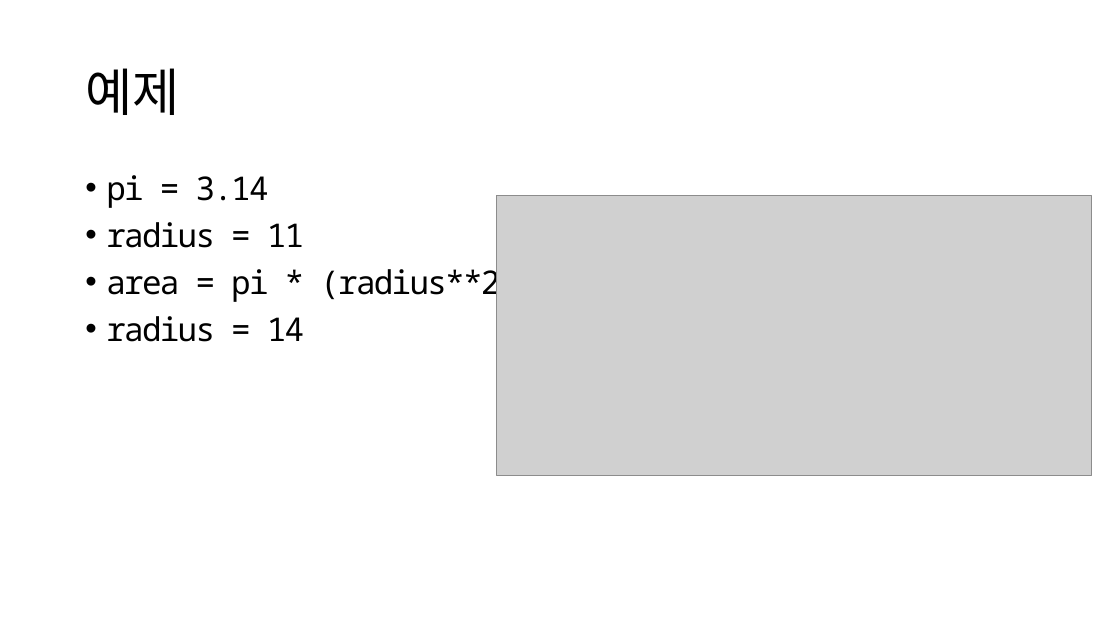
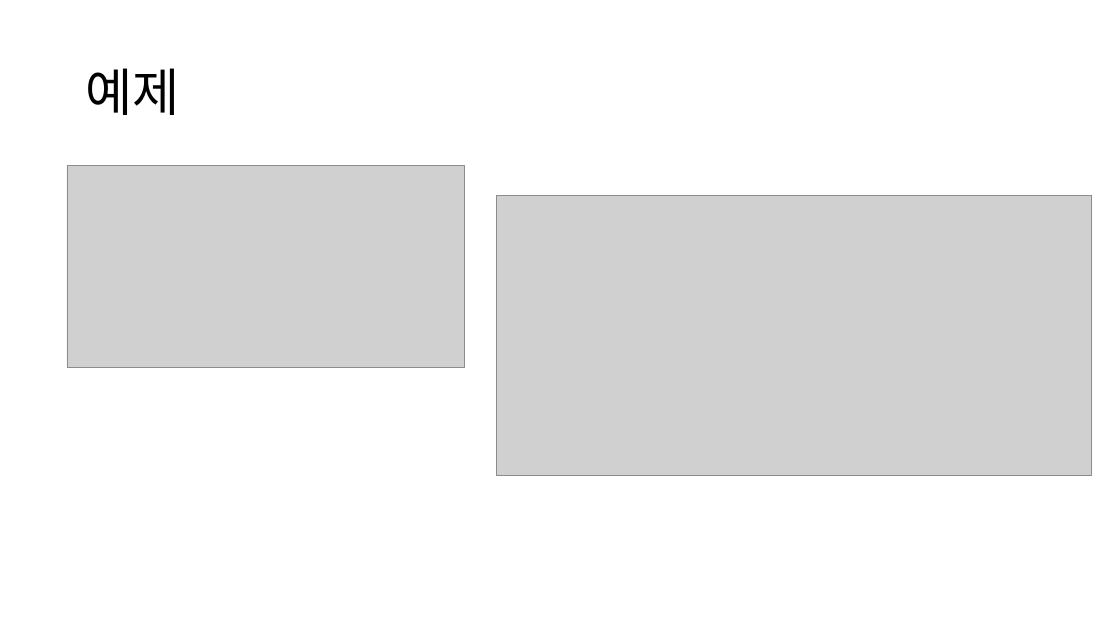
Before and after one commit to ksublee/SPuP, a slide deck: slide 12 of ppt/Python_2_기본.pptx (slide 11 before the commit). Drawn at 1120x630 pixels with LibreOffice and Linux fonts; fonts in the diff are those of the drawing; grey boxes stand for pictures. Boxes give left, top, right and bottom in pixels: in the first picture for what was removed or moved away, otherwise in the second. Text is boxed around its words. In the diff, an @@ line names an element or a change of style, - is before the commit and + after.

```diff
--- a/ppt/Python_2_기본.pptx
+++ b/ppt/Python_2_기본.pptx
@@ picture added at bbox=[67, 166, 465, 368] @@
@@ text removed at bbox=[106, 175, 518, 342] @@
-• pi = 3.14
-• radius = 11
-• area = pi * (radius**2)
-• radius = 14
```
Also in this commit, not shown: 8 other slides changed, 3 slides added, 2 slides removed, 1 other file.
